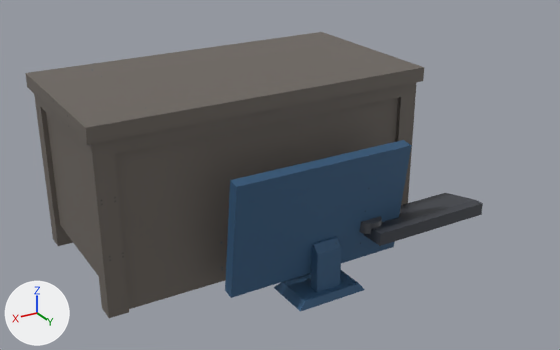
Before and after pictures for a commit that changed the glTF model unity/Assets/Art/BlenderBaked/prop-desk/mesh_prop-desk.glb.
Both versions are drawn from a 50 mm camera at (1.669, 2.477, 1.448) aimed at (0.373, 0.316, 0.368). Every picture has the same lights, and +X, +Y and +Z are marked at lower left. The older version comes first. Vertices at exactly the same position are counted once.

Objects in the first picture: 'mesh_prop-desk'.
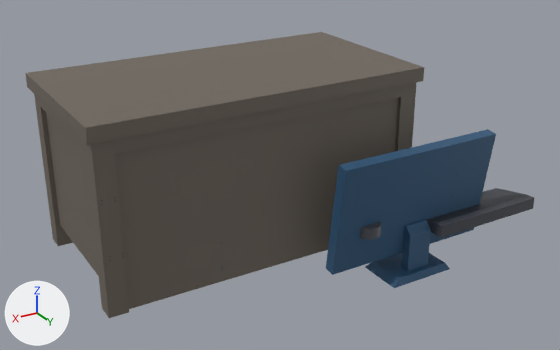
Diff of the bpy script that builds the scene:
```diff
--- a/unity/Assets/Art/BlenderBaked/prop-desk/mesh_prop-desk.glb.py
+++ b/unity/Assets/Art/BlenderBaked/prop-desk/mesh_prop-desk.glb.py
@@ me_mesh_desk @@
 # used by ob_mesh_prop_desk; location = (0.0, 0.0, 0.17)
-me_mesh_desk.from_pydata(...)  # 191 vertices, 362 faces; spans x -0.16..1.124, y -0.17..0.773, z -0.06..0.597
+me_mesh_desk.from_pydata(...)  # 191 vertices, 362 faces; spans x -0.419..1.124, y -0.17..0.773, z -0.093..0.597
+# me_mesh_desk part 1: the loose piece of 38 vertices spanning x 0.14..0.762, y 0.59..0.754, z -0.06..0.406 is moved by (-0.371, 0.0, -0.033)
+# me_mesh_desk part 2: the loose piece of 18 vertices spanning x -0.16..0.278, y 0.59..0.773, z 0.1..0.143 is moved by (-0.259, 0.0, -0.041)
+# me_mesh_desk part 3: the loose piece of 32 vertices spanning x 0.22..0.3, y 0.59..0.729, z 0.12..0.158 is moved by (0.0, 0.0, -0.019)
 me_mesh_desk.materials.append(mat_m_prop_desk)
```

Where the change shows, as pixel boxes (x1, y1, x2, y2) in the pictures (560 x 350 px; the box of a moved part takes in the faces that stretch with it):
'mesh_prop-desk', reshaped (11% wider)
    before: (25, 32, 483, 318)
    after: (25, 32, 534, 318)
part 1 of me_mesh_desk, moved or reshaped
    before: (225, 140, 412, 312)
    after: (326, 129, 496, 288)
part 2 of me_mesh_desk, moved or reshaped
    before: (364, 193, 483, 246)
    after: (427, 188, 534, 238)
part 3 of me_mesh_desk, moved or reshaped
    before: (359, 216, 382, 234)
    after: (360, 222, 381, 240)
